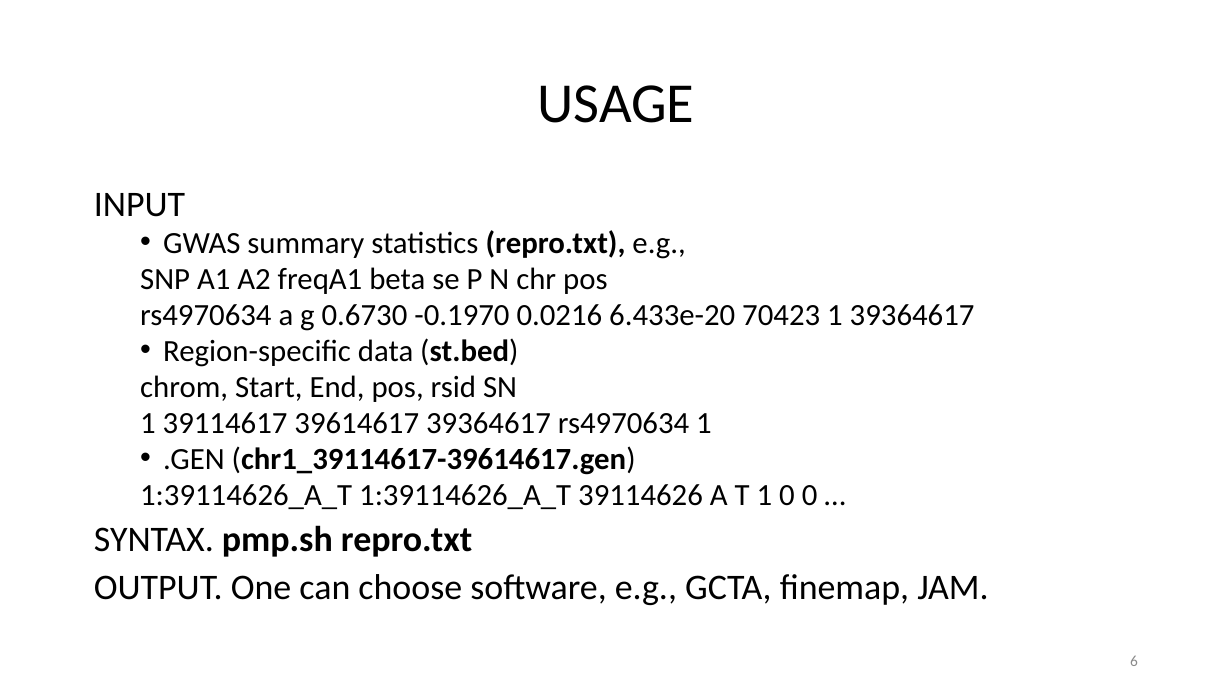
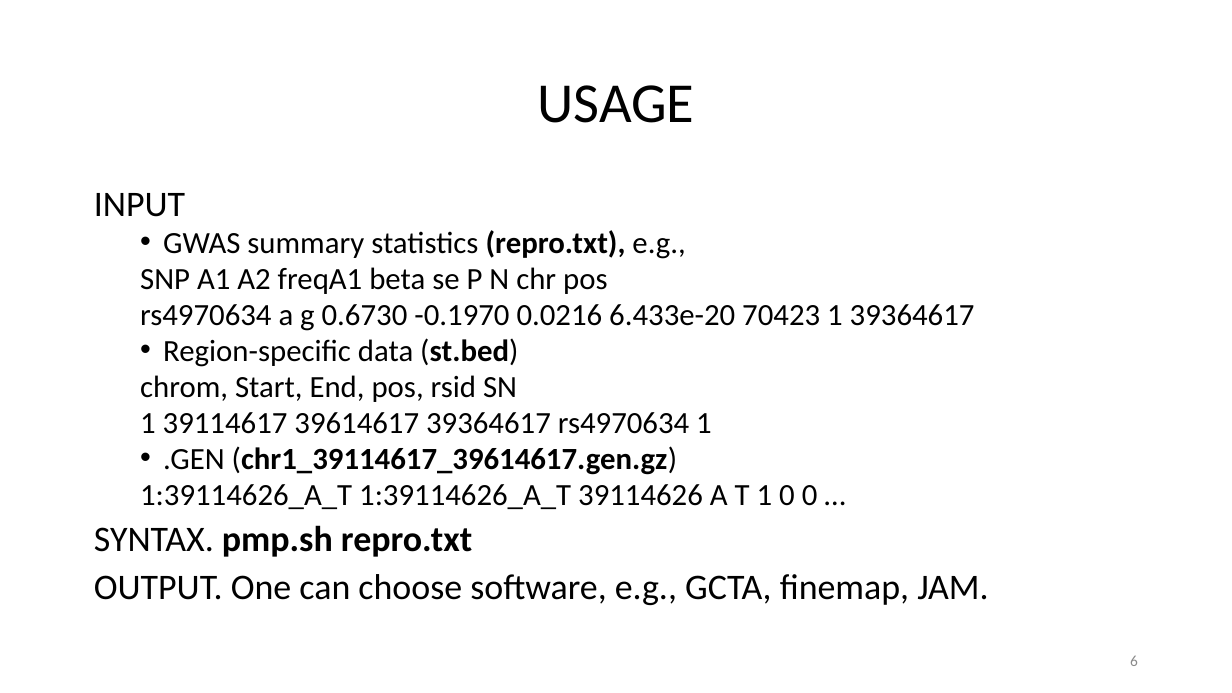
Before and after one commit to jinghuazhao/FM-pipeline, a slide deck: slide 6 of README.pptx. Drawn at 1232x693 pixels with LibreOffice and Linux fonts; fonts in the diff are those of the drawing. Boxes give left, top, right and bottom in pixels: in the first picture for what was removed or moved away, otherwise in the second. Text is boxed around its words. In the diff, an @@ line names an element or a change of style, - is before the commit and + after.

```diff
--- a/README.pptx
+++ b/README.pptx
@@ text at (163,446,677,475): text changed @@
-  • .GEN (chr1_39114617-39614617.gen)
+  • .GEN (chr1_39114617_39614617.gen.gz)
```
Also in this commit, not shown: 2 other slides changed.
